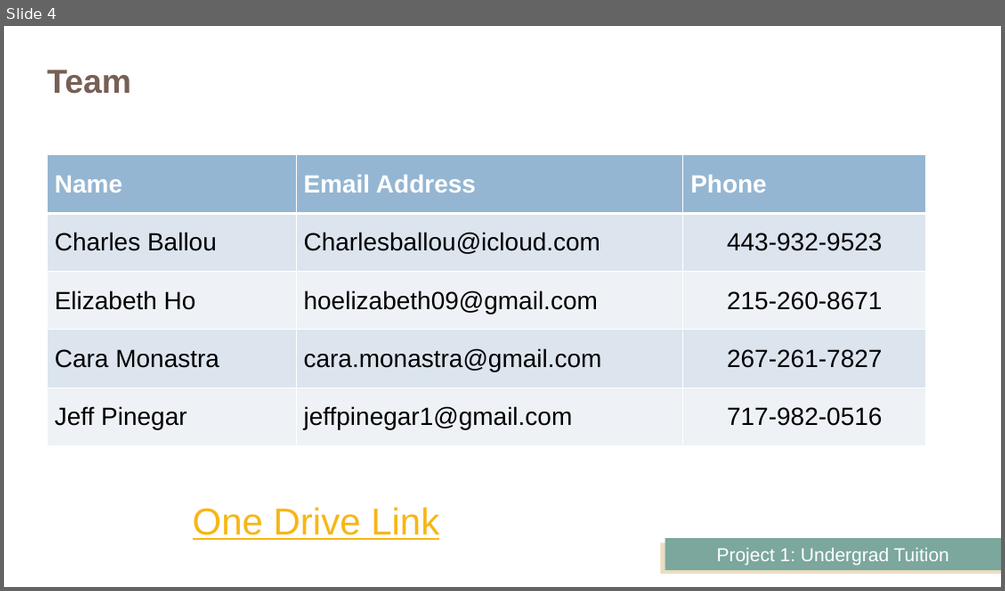
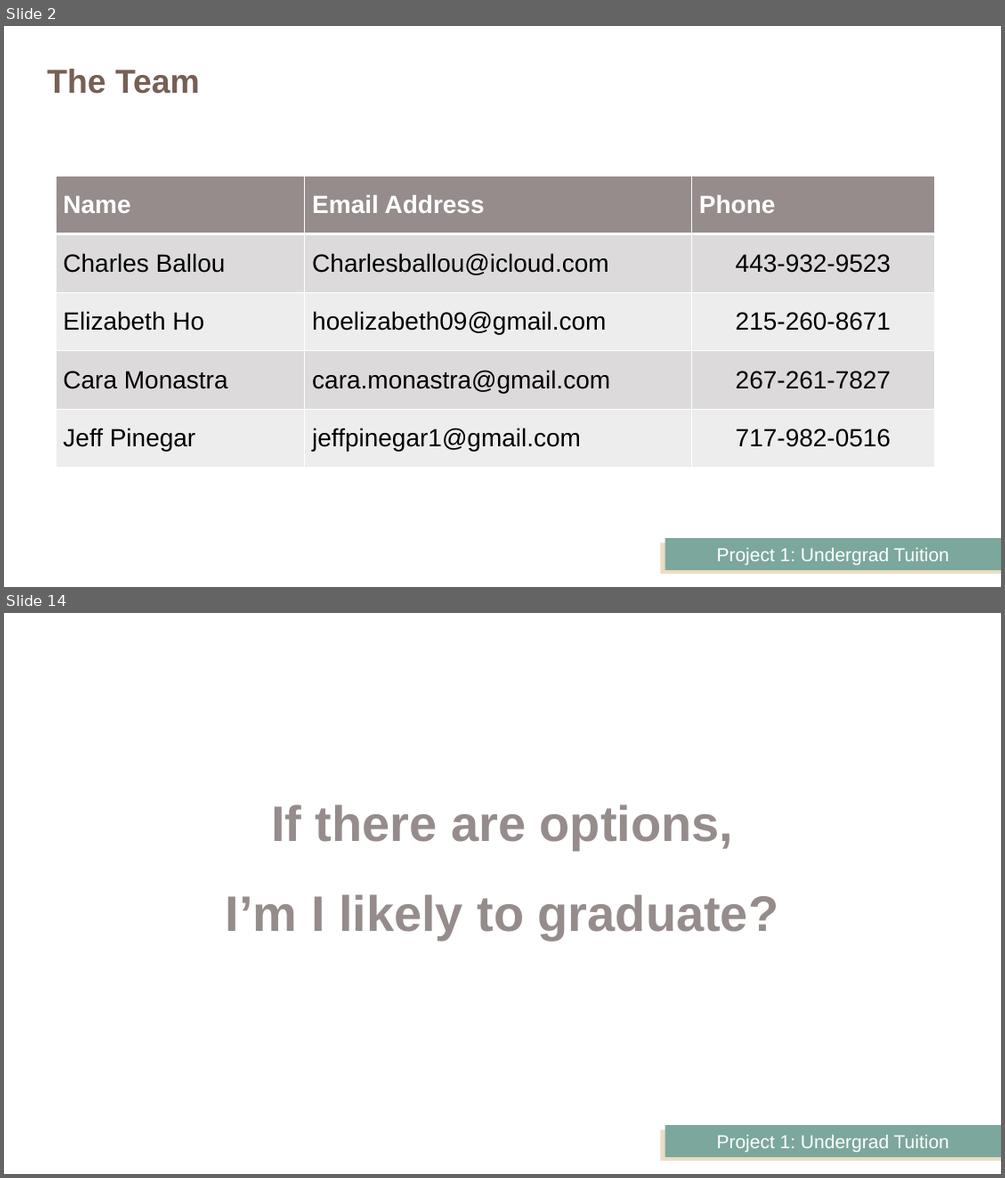
Before and after one commit to JeffPinegar/Proj1_undergraduate, a slide deck: Presentation/Getting Started.pptx. Shown one above the other, each under a label of ours: slide 4 before the commit, slides 2 and 14 after it; the slides between them are not shown. The pictures are 1005x591 and 1005x1178 pixels, drawn with LibreOffice and Linux fonts; fonts in the diff are those of the drawing. Boxes give left, top, right and bottom in pixels: in the first picture for what was removed or moved away, otherwise in the second. Text is boxed around its words. In the diff, an @@ line names an element or a change of style, - is before the commit and + after.

```diff
--- a/Presentation/Getting Started.pptx
+++ b/Presentation/Getting Started.pptx
@@ slide 14 added at (4, 613, 1001, 1174), background #FFFFFF; not listed: 2 template elements that a slide beside it also shows @@
@@ text added at (226, 804, 778, 940), 48 pt, text #968C8C, bold @@
+If there are options,
+I’m I likely to graduate?
@@ what was slide 4 is now slide 2 @@
@@ slide 2 changed as well @@
@@ title at (47, 69, 200, 94): text changed @@
-Team
+The Team
@@ table at (56, 176, 935, 467) @@
@@ fill #94B6D2 to #968C8C in row 1 @@
@@ fill #DCE5EE to #DDDADA in 6 cells @@
@@ fill #EEF3F7 to #EFEEEE in 6 cells @@
@@ table: place and size @@
-table at (48, 155, 927, 446)
+table at (56, 176, 935, 467)
@@ text removed at (193, 507, 439, 540) @@
-One Drive Link
```
Also in this commit, not shown: 1 other slide changed, 25 other slides added, 10 slides removed, 7 other files.
